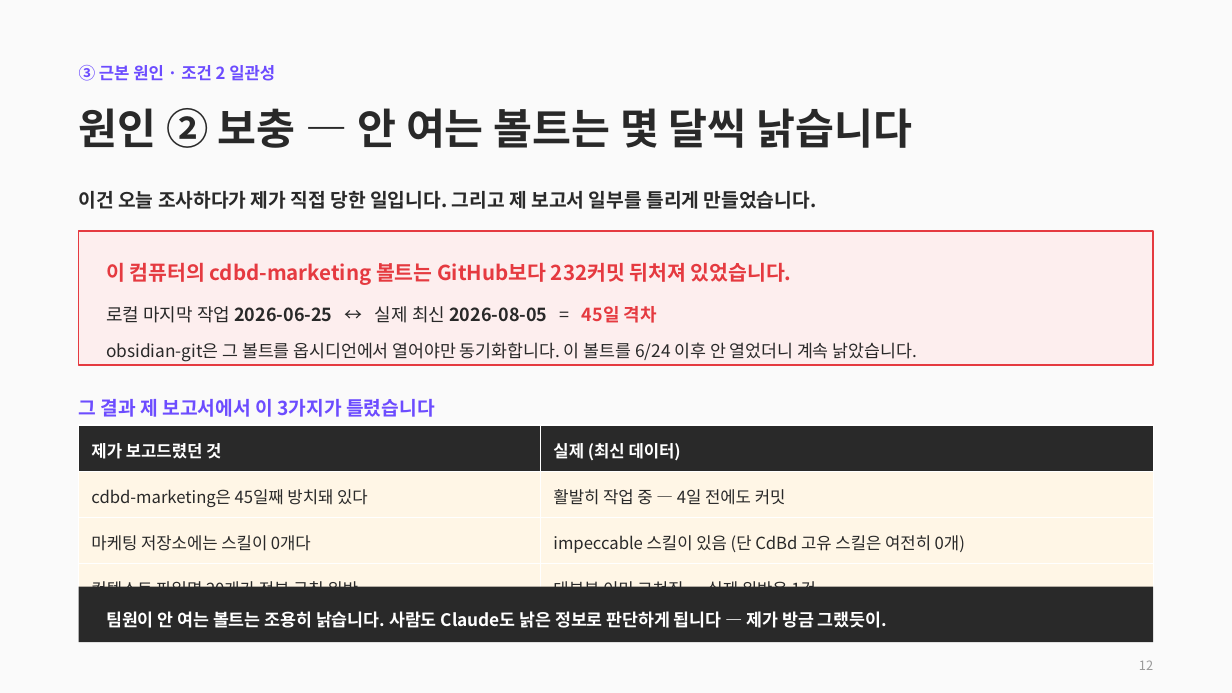
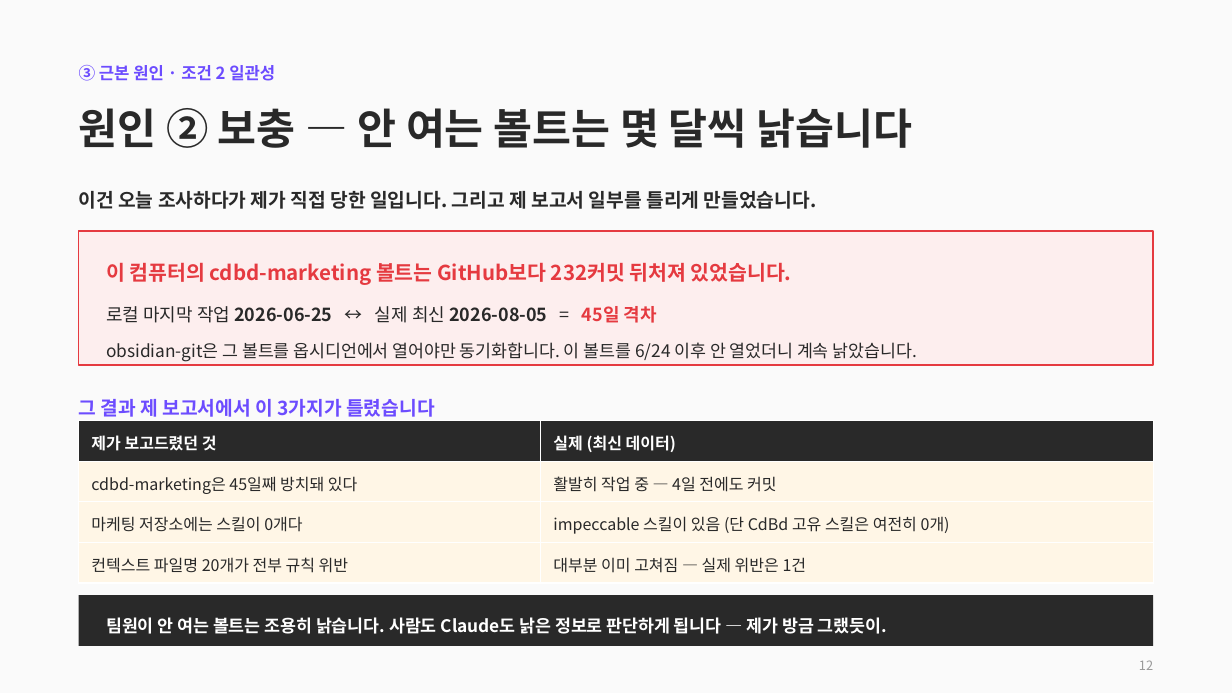
Before and after one commit to CdBd-in/design, a slide deck: slide 12 of CdBd 문서 체계 진단 및 개편 제안.pptx. Drawn at 1232x693 pixels with LibreOffice and Linux fonts; fonts in the diff are those of the drawing. Boxes give left, top, right and bottom in pixels: in the first picture for what was removed or moved away, otherwise in the second. Text is boxed around its words. In the diff, an @@ line names an element or a change of style, - is before the commit and + after.

```diff
--- a/CdBd 문서 체계 진단 및 개편 제안.pptx
+++ b/CdBd 문서 체계 진단 및 개편 제안.pptx
@@ table at box(79, 421, 1153, 583) @@
@@ size 13 to 12.5 pt @@
@@ table: place and size @@
-table at box(79, 425, 1153, 610)
+table at box(79, 421, 1153, 583)
@@ rectangle: place and size @@
-rectangle at box(79, 587, 1153, 642)
+rectangle at box(79, 595, 1153, 646)
@@ text "팀원이 안 여는 볼트는 조용히 ...": place and size @@
-text "팀원이 안 여는 볼트는 조용히 ..." at box(106, 611, 887, 628)
+text "팀원이 안 여는 볼트는 조용히 ..." at box(106, 617, 887, 634)
```
Also in this commit, not shown: 1 other file.
